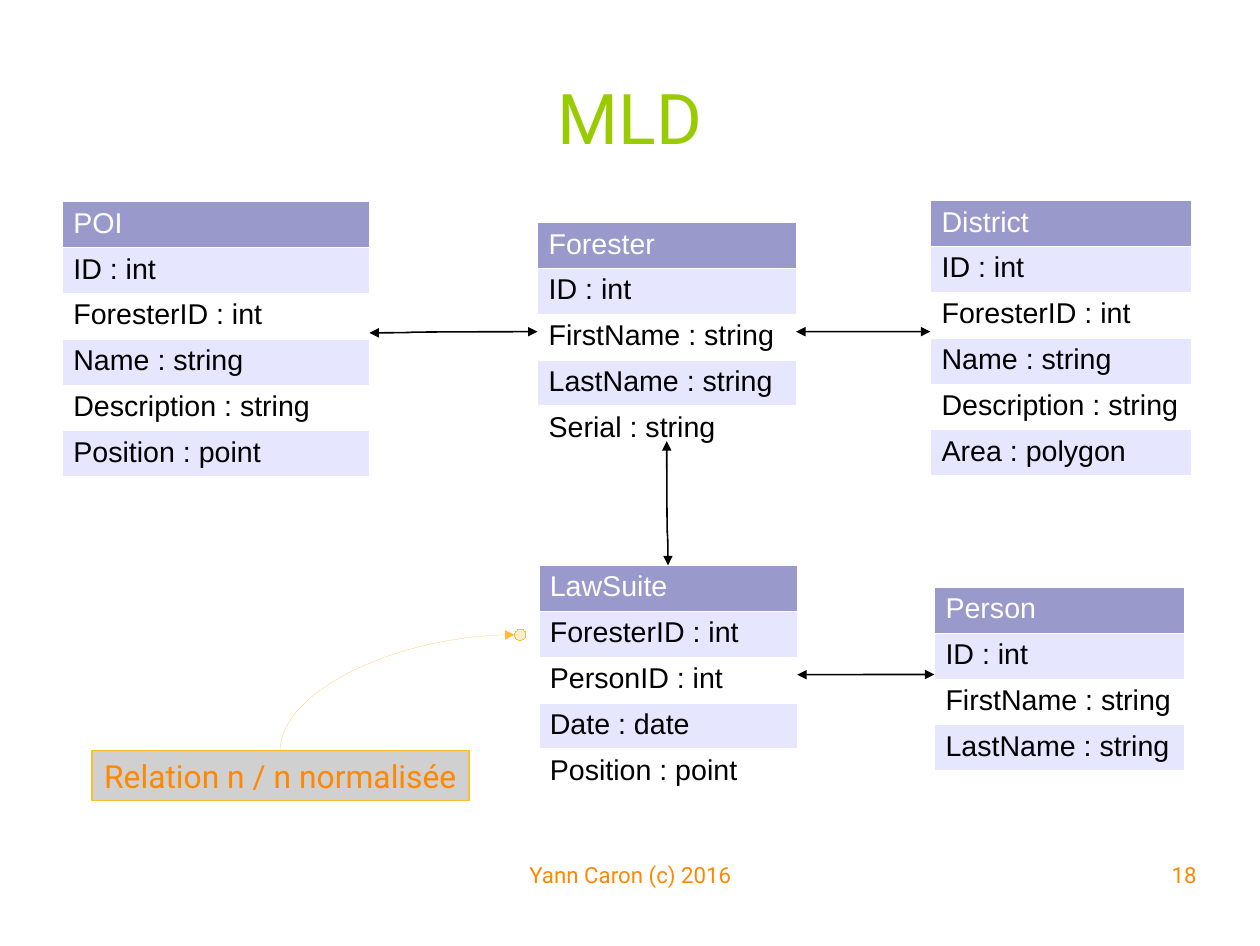
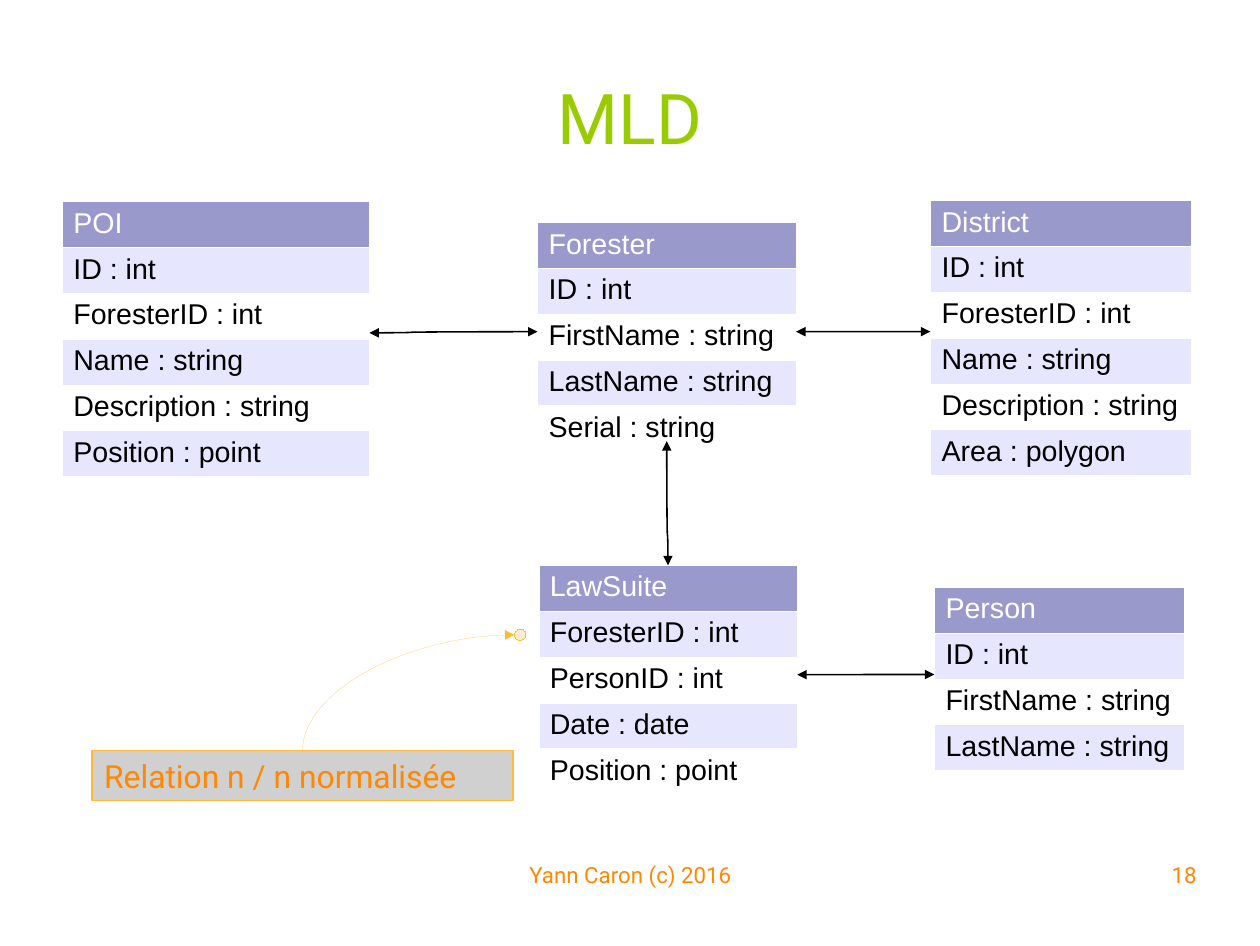
Before and after one commit to YannCaron/Android-ENSG, a slide deck: slide 18 of 10 - Spatialite.odp. Drawn at 1260x946 pixels with LibreOffice and Linux fonts; fonts in the diff are those of the drawing; grey boxes stand for pictures; background and template pictures are left out. Boxes give left, top, right and bottom in pixels: in the first picture for what was removed or moved away, otherwise in the second. Text is boxed around its words. In the diff, an @@ line names an element or a change of style, - is before the commit and + after.

```diff
--- a/10 - Spatialite.odp
+++ b/10 - Spatialite.odp
@@ curved arrow moved from (280, 750) - (515, 635) to (303, 750) - (515, 635) @@
@@ picture "Relation n / n normalisée": place and size @@
-picture "Relation n / n normalisée" at bbox=[93, 750, 470, 800]
+picture "Relation n / n normalisée" at bbox=[93, 750, 513, 800]
```
Also in this commit, not shown: 11 other slides changed, 4 other files.
